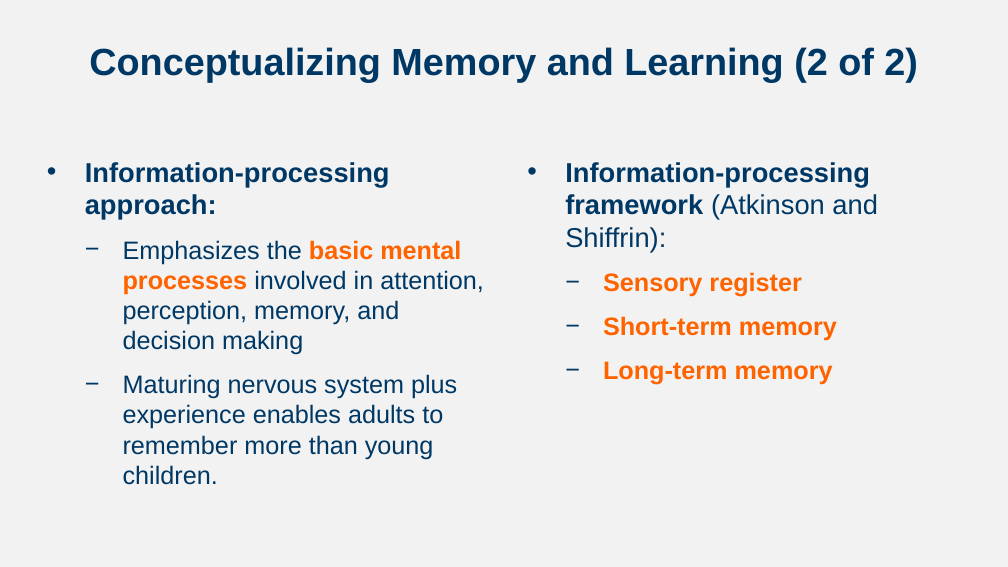
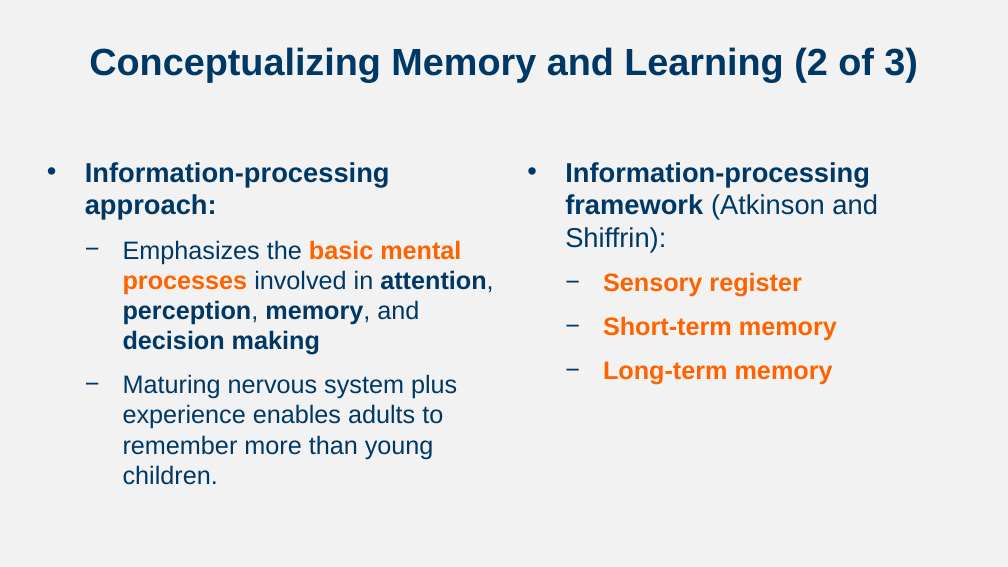
Before and after one commit to npm27/Teaching-Materials, a slide deck: slide 3 of Developmental Fall 23/Slides/Chapter 7.pptx. Drawn at 1008x567 pixels with LibreOffice and Linux fonts; fonts in the diff are those of the drawing. Boxes give left, top, right and bottom in pixels: in the first picture for what was removed or moved away, otherwise in the second. Text is boxed around its words. In the diff, an @@ line names an element or a change of style, - is before the commit and + after.

```diff
--- a/Developmental Fall 23/Slides/Chapter 7.pptx
+++ b/Developmental Fall 23/Slides/Chapter 7.pptx
@@ title at (89, 47, 918, 82): text changed @@
-Conceptualizing Memory and Learning (2 of 2)
+Conceptualizing Memory and Learning (2 of 3)
@@ text at (123, 240, 493, 355): bold on in "attention, perception, memory, decision making" @@
```
Also in this commit, not shown: 1 other slide changed, 1 slide added, 2 other files.
